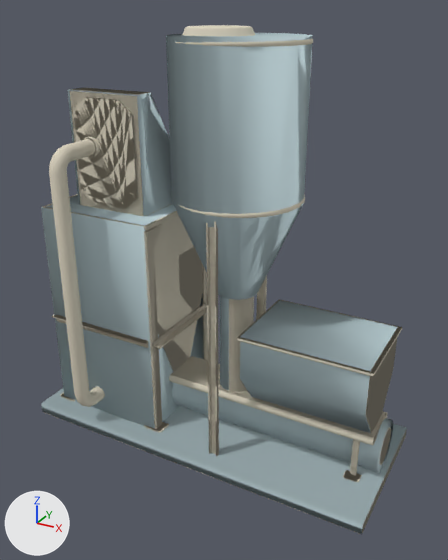
The Blender file src/props_granary/grain_machinery_set2.blend, before and after one commit.
One viewpoint serves both versions: a 50 mm lens placed at (130.0, -224.0, 100.0), pointed at (4.0, 6.0, -15.0). The lights are fixed; the arrows at lower left show +X, +Y and +Z. Objects named as collision shapes, trigger or cutter boxes, shadow casters or lower levels of detail are left out.

Objects in the first picture: 'grain_machinery_set2_physics', 'grain_machinery_set2_reference', 'grain_machinery_set2_reference_lod1'.
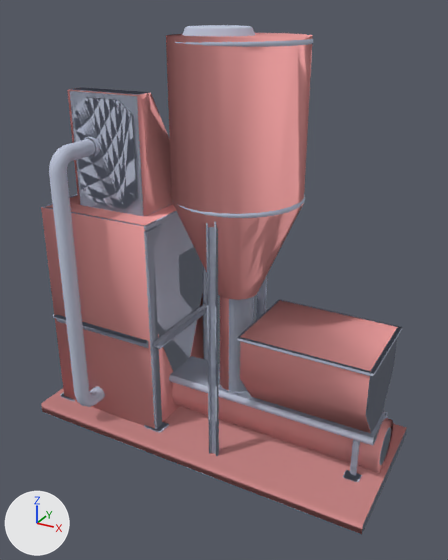
What the commit changed:
Material 'grain_machinery_set2' (mat_grain_machinery_set2) changes colour from light grey #dcd5c2 to light grey #c1c8dc; in linear values from (0.719, 0.667, 0.538) to (0.532, 0.577, 0.713).
Material '  phy' (mat_phy) changes colour from light grey #c5dadf to pink #feabab; in linear values from (0.56, 0.702, 0.737) to (0.989, 0.408, 0.409).

What differs and where, as boxes [x1, y1, x2, y2] in the pictures (448 x 560 px):
'grain_machinery_set2_physics', recoloured (grey to pink)
    both: [41, 33, 407, 534]
'grain_machinery_set2_reference', recoloured
    both: [43, 25, 407, 534]
'grain_machinery_set2_reference_lod1', recoloured
    both: [43, 91, 391, 480]
